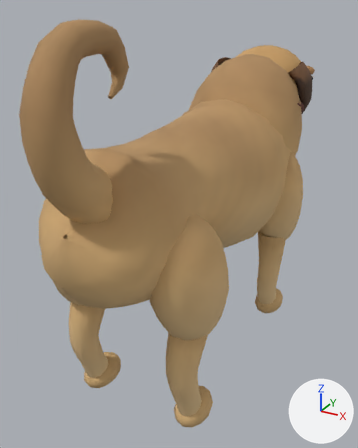
What one commit did to the glTF model public/models/karabas.glb.
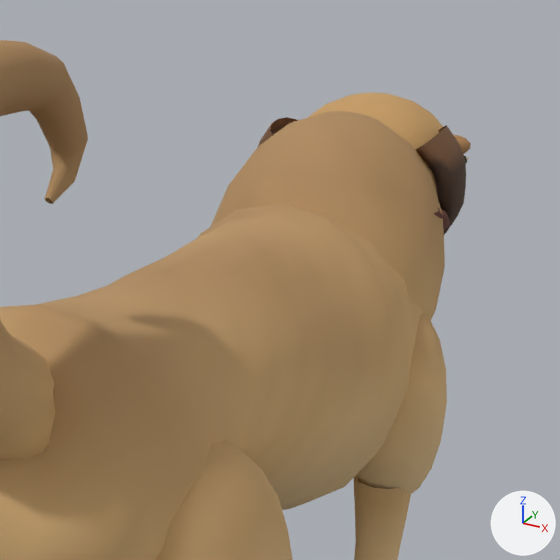
Each version is shown whole from a camera (50 mm lens) standing at (0.746, -1.451, 1.248) and looking at (-0.077, 0.045, 0.5), then close up on the part from 24% to 100% of the width and 0% to 61% of the height. Arrows for +X, +Y and +Z are at lower right; the lights stay in place. The last two pictures show the newer version. Where no turn or scale is listed for an object, it has been applied to the vertices.

Objects in the first close-up: 'Coat', 'Curled tail', 'Ear fur.001', 'Leather collar', 'Lower leg', 'Skull', 'Upper leg', 'Upper leg.002' and 1 more.
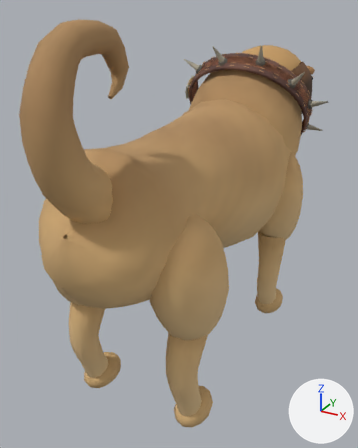
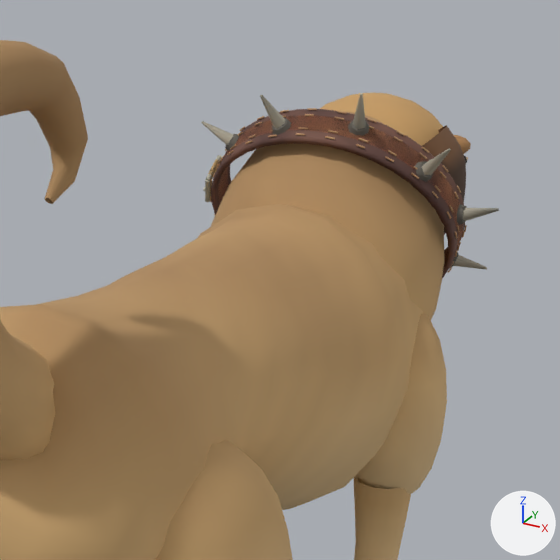
Changed parts and their boxes (x1, y1, x2, y2) in the close-ups (560 x 560 px):
```json
{"object": "Stitched leather and forged points", "change": "added", "after": [202, 93, 499, 278], "on screen": "brown"}
{"object": "Leather band and brass buckle", "change": "added", "after": [208, 114, 465, 266]}
{"object": "Leather collar", "change": "deleted", "before": [433, 208, 450, 231], "on screen": "mostly hidden"}
```

The change, as JSON lines over the scene's bpy script:
```json
{"op": "add", "block": "me_mesh_2_1", "code": ["me_mesh_2_1 = bpy.data.meshes.new('Mesh_2')", "me_mesh_2_1.from_pydata(...)  # 1794 vertices, 3272 faces; spans x -0.3..0.323, y -0.185..0.2, z -0.232..0.239", "me_mesh_2_1.materials.append(mat_material_0)"]}
{"op": "add", "block": "me_mesh_1_1", "code": ["me_mesh_1_1 = bpy.data.meshes.new('Mesh_1')", "me_mesh_1_1.from_pydata(...)  # 1632 vertices, 3024 faces; spans x -0.264..0.257, y -0.16..0.16, z -0.221..0.198", "me_mesh_1_1.materials.append(mat_material_0)"]}
{"op": "remove", "block": "ob_leather_collar", "code": ["ob_leather_collar = bpy.data.objects.new('Leather collar', me_mesh_1)", "ob_leather_collar.location = (0.0, 0.0, 0.66)"]}
{"op": "add", "block": "ob_stitched_leather_and_forged_points", "code": ["ob_stitched_leather_and_forged_points = bpy.data.objects.new('Stitched leather and forged points', me_mesh_2_1)", "ob_stitched_leather_and_forged_points.location = (0.0, 0.497, 0.881)"]}
{"op": "add", "block": "ob_leather_band_and_brass_buckle", "code": ["ob_leather_band_and_brass_buckle = bpy.data.objects.new('Leather band and brass buckle', me_mesh_1_1)", "ob_leather_band_and_brass_buckle.location = (0.0, 0.497, 0.881)"]}
```
